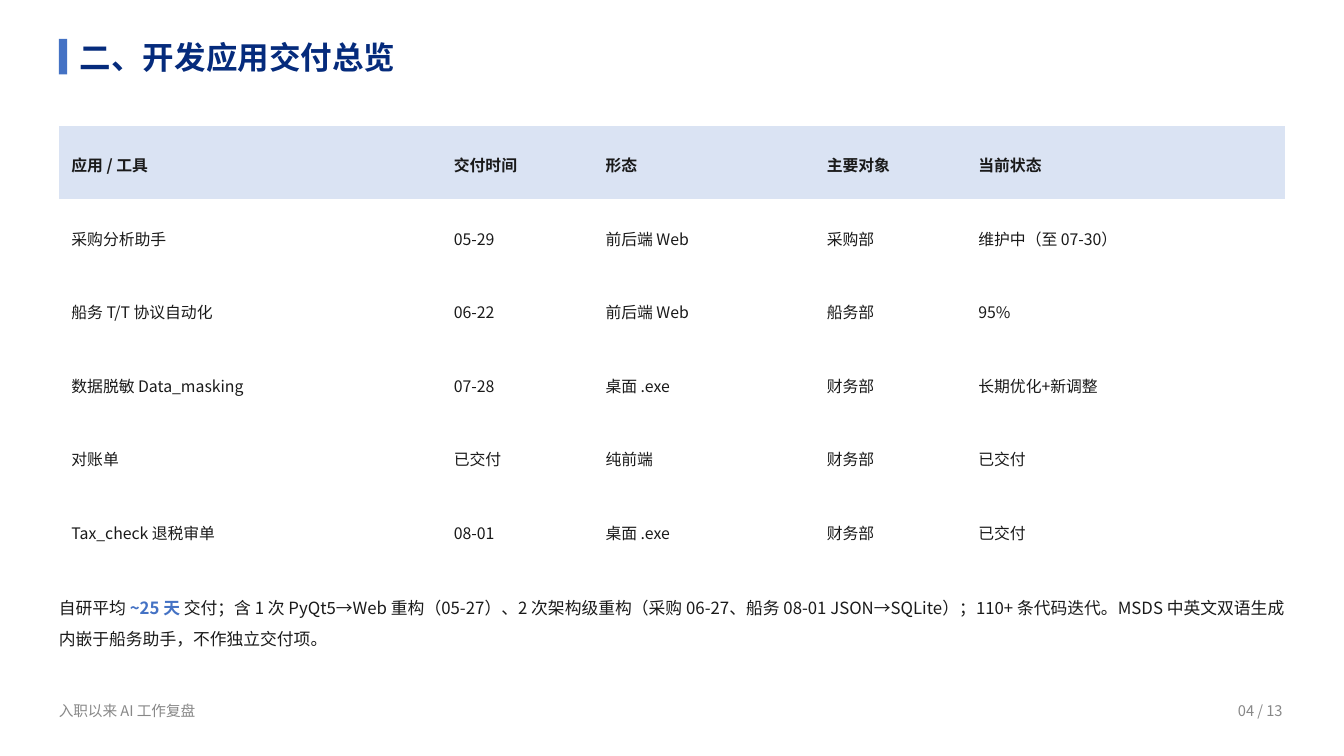
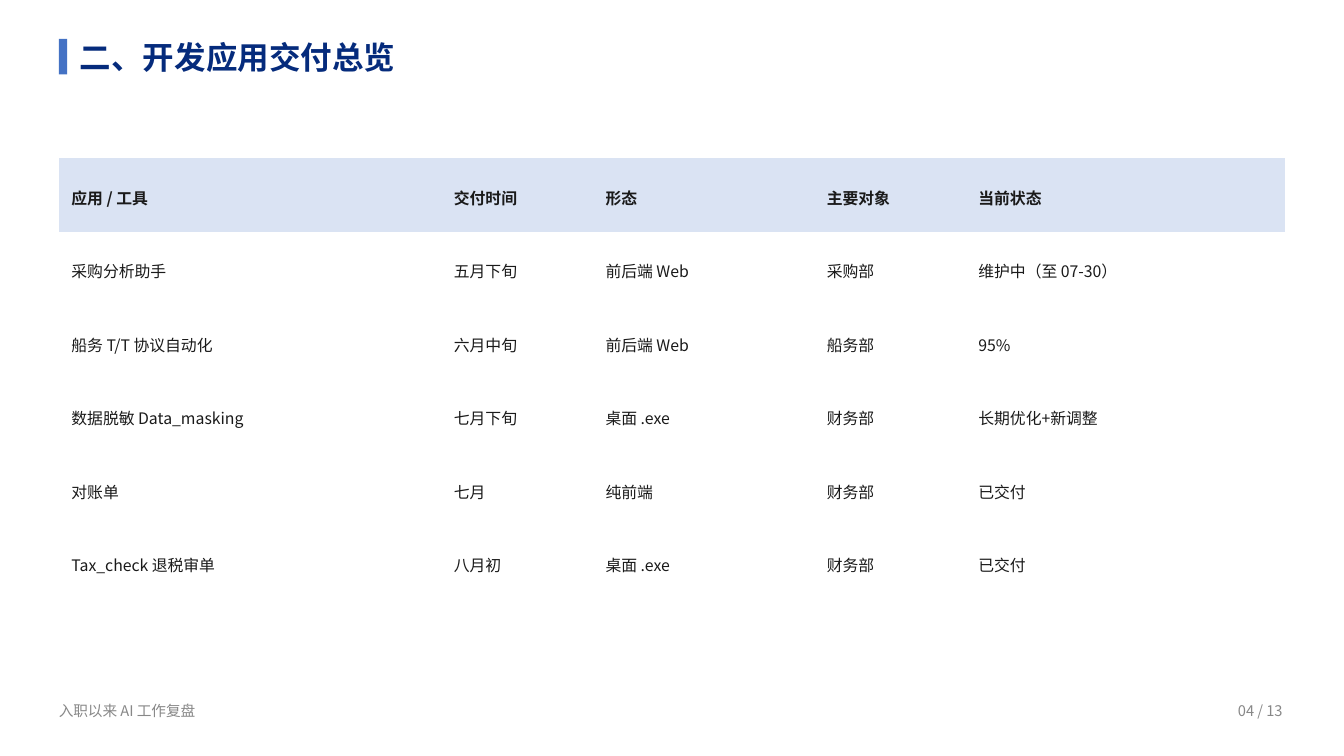
Before and after one commit to liellaaaaa/lw, a slide deck: slide 4 of PPT/入职以来AI工作复盘/入职以来AI工作复盘.pptx. Drawn at 1344x756 pixels with LibreOffice and Linux fonts; fonts in the diff are those of the drawing. Boxes give left, top, right and bottom in pixels: in the first picture for what was removed or moved away, otherwise in the second. Text is boxed around its words. In the diff, an @@ line names an element or a change of style, - is before the commit and + after.

```diff
--- a/PPT/入职以来AI工作复盘/入职以来AI工作复盘.pptx
+++ b/PPT/入职以来AI工作复盘/入职以来AI工作复盘.pptx
@@ table at (58, 158, 1285, 600) @@
-row 2, column 2: 05-29
+row 2, column 2: 五月下旬
-row 3, column 2: 06-22
+row 3, column 2: 六月中旬
-row 4, column 2: 07-28
+row 4, column 2: 七月下旬
-row 5, column 2: 已交付
+row 5, column 2: 七月
-row 6, column 2: 08-01
+row 6, column 2: 八月初
@@ table: place and size @@
-table at (58, 126, 1285, 568)
+table at (58, 158, 1285, 600)
@@ text removed at (59, 600, 1284, 647) @@
-自研平均 ~25 天 交付；含 1 次 PyQt5→Web 重构（05-27）、2 次架构级重构（采购 06-27、船务 08-01 JSON→SQLite）；110+ 条代码迭代。MSDS 中英文双语生成内嵌于船务助手，不作独立交付项。
```
Also in this commit, not shown: 3 other slides changed.
